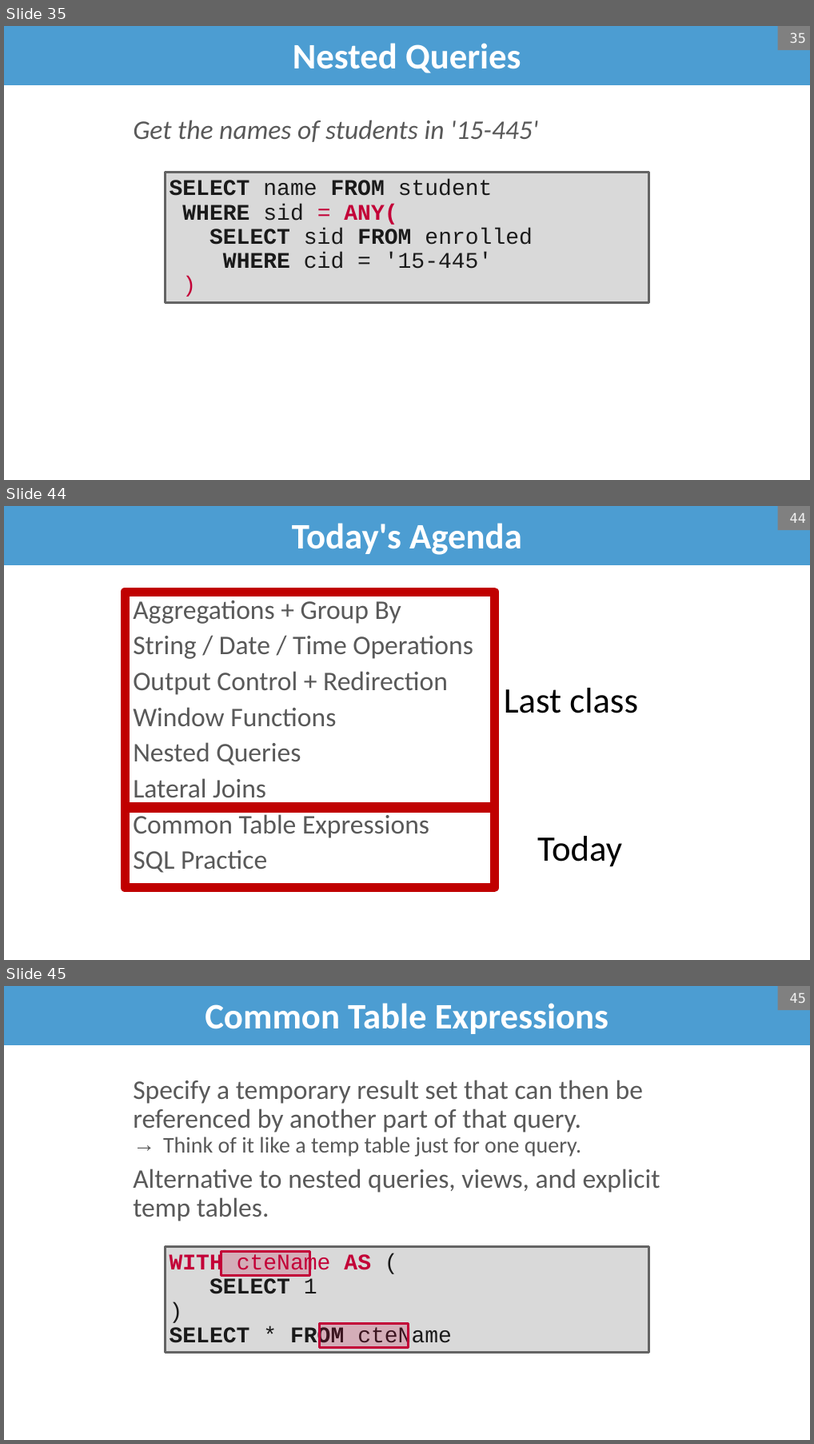
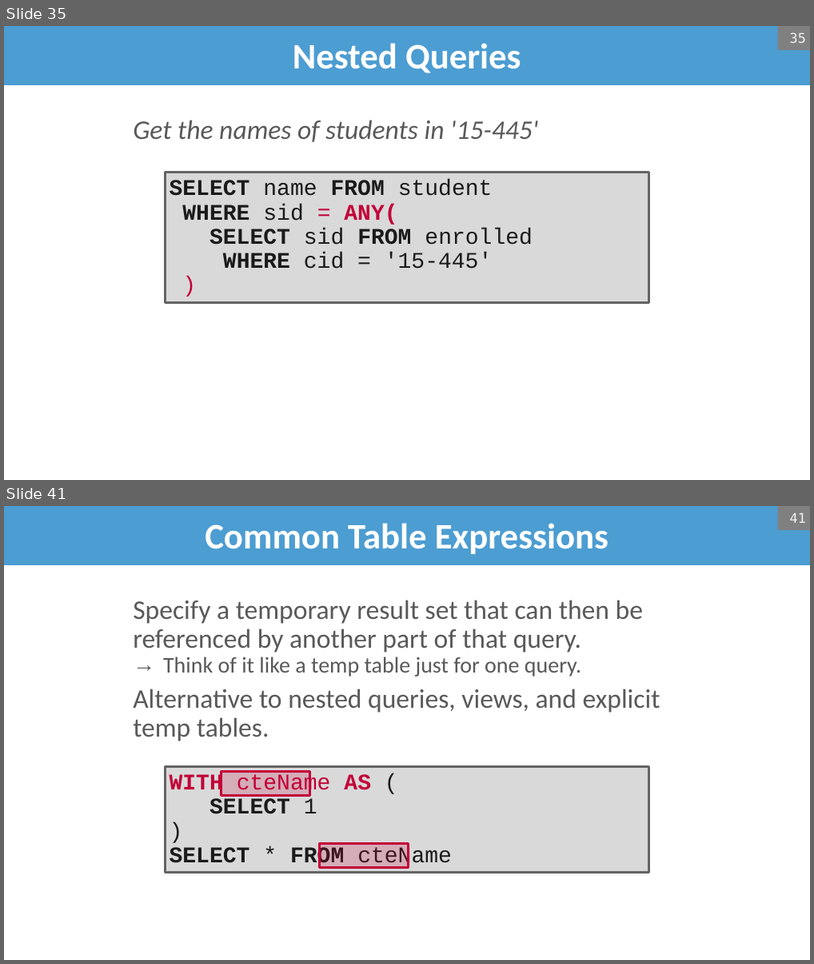
Before and after one commit to bsb20/bsb20.github.io, a slide deck: docs/421_f26/lectures/L2.pptx. Shown one above the other, each under a label of ours: slides 35, 44 and 45 before the commit, slides 35 and 41 after it; the slides between them are not shown. The pictures are 814x1444 and 814x964 pixels, drawn with LibreOffice and Linux fonts; fonts in the diff are those of the drawing; background and template pictures are left out. Boxes give left, top, right and bottom in pixels: in the first picture for what was removed or moved away, otherwise in the second. Text is boxed around its words. In the diff, an @@ line names an element or a change of style, - is before the commit and + after.

```diff
--- a/docs/421_f26/lectures/L2.pptx
+++ b/docs/421_f26/lectures/L2.pptx
@@ slide 44 removed at [4, 506, 810, 960], background #FFFFFF @@
@@ title removed at [4, 506, 810, 565] @@
-Today's Agenda
@@ page number removed at [778, 506, 810, 530] @@
-44
@@ rectangle removed at [125, 592, 494, 807] @@
@@ text removed at [133, 600, 474, 872] @@
-Aggregations + Group By
-String / Date / Time Operations
-Output Control + Redirection
-Window Functions
-Nested Queries
-Lateral Joins
-Common Table Expressions
-SQL Practice
@@ text removed at [504, 688, 638, 713] @@
-Last class
@@ rectangle removed at [125, 808, 494, 888] @@
@@ text removed at [538, 836, 622, 867] @@
-Today
@@ what was slide 45 is now slide 41 @@
@@ page number at [790, 513, 806, 523]: text changed @@
-45
+41
```
Also in this commit, not shown: 3 slides changed, 4 other slides removed, 1 other file.
